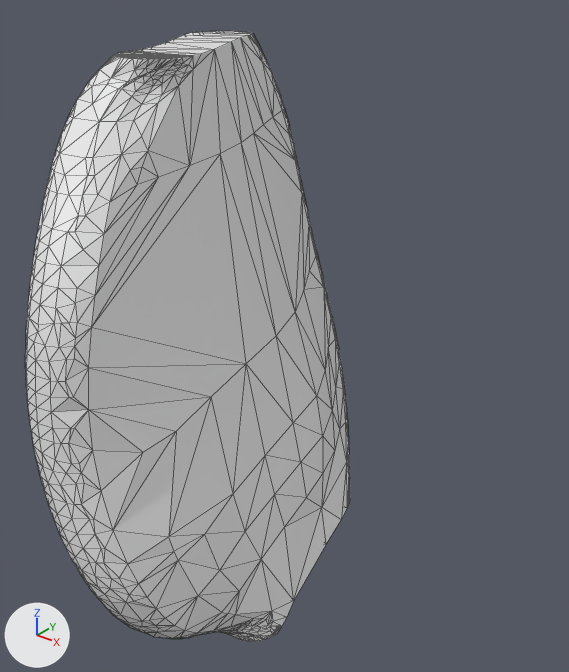
An edit to the glTF model cad/glb/parts/condyle_pad_med_r.glb, drawn before and after from the same camera.
Camera for both pictures: a camera (50 mm lens) standing at (0.1021, -0.0498, 0.0307) and looking at (0.0632, -0.0011, 0.0005). Every picture has the same lights, and +X, +Y and +Z are marked at lower left. The first picture is the older version. Mesh edges are drawn as thin lines.

In view in the first picture: 'geometry_0'.
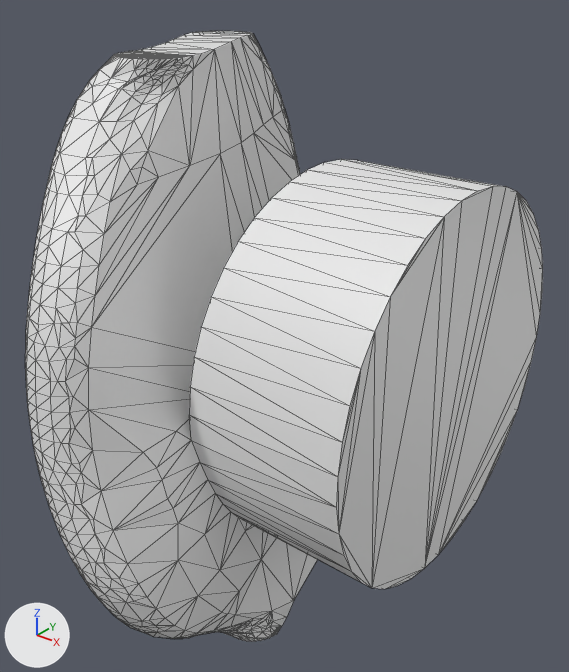
Boxes [x1, y1, x2, y2] around the edits, measured in the pictures (569 x 672 px):
'geometry_0', reshaped (59% wider)
    before: [25, 31, 350, 641]
    after: [25, 31, 543, 641]
part 1 of me_geometry_0, built on
    before: [51, 70, 306, 641]
    after: [51, 70, 543, 641]

The change in detail:
me_geometry_0 is used by ob_geometry_0; location (0.0, 0.0, 0.0).
me_geometry_0 had 1162 vertices, 2320 faces and spanned x 0.0443..0.0692, y -0.026..0.0211, z -0.024..0.024.
me_geometry_0 now has 1254 vertices, 2504 faces and spans x 0.0443..0.0793, y -0.026..0.0211, z -0.024..0.024.
Part 1, on me_geometry_0:
16 vertices are removed from x 0.0529..0.0685, y -0.0205..-0.0073, z -0.0237..0.0231.
105 faces are deleted.
90 vertices are added at x 0.0528..0.0793, y -0.0243..0.016, z -0.0238..0.0229.
11 new vertices lie (0.013, 0.0, 0.0) away from vertices in x 0.0663, y 0.0..0.016, z -0.0117..0.016.
7 new vertices lie (0.013, -0.0001, 0.0) away from vertices in x 0.0663, y -0.0046..0.0091, z -0.016..-0.0132.
289 new faces join them.
